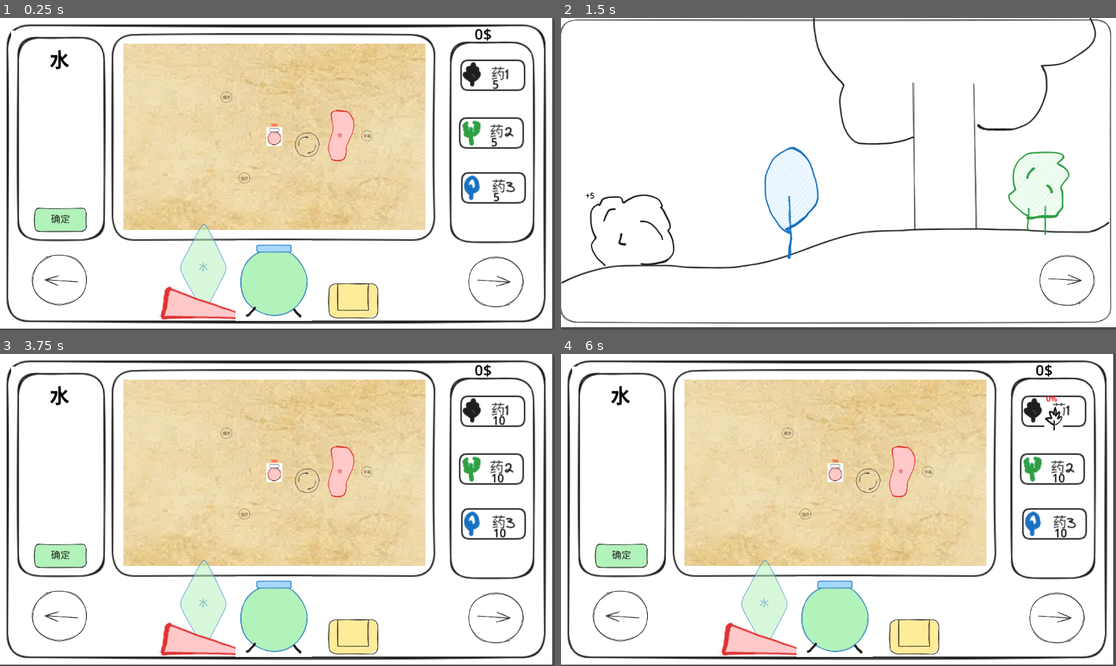
Above: before the commit, frames 1-4 (two rows, left to right).
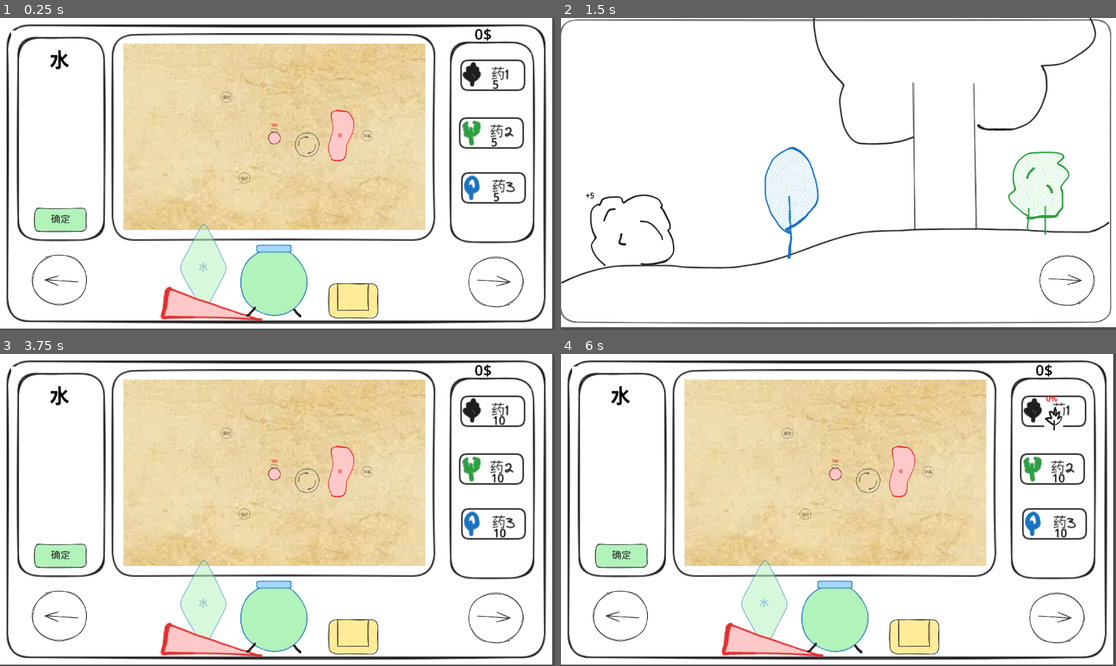
Above: after the commit, the same moments.

Repository: NoobEric0746/Potion-Bingyan
Game: Godot game, scene res://sprites/main.tscn
The game is run twice, just before and just after one commit, with the same random seed, the same clock (stepped at 60 frames per second) and the same inputs.
Inputs (mouse positions are in pixels of both pictures, inside the frame that each line leads up to):
- Up to frame 1 (0.25 s): no input
- Up to frame 2 (1.5 s): click (622, 280) at 0.5 s; click "+5" at 1.25 s
- Up to frame 3 (3.75 s): click "+5" at 2 s; click "+5" at 2.75 s; click (505, 616) at 3.5 s
- Up to frame 4 (6 s): click (1054, 619) at 4.25 s; click (622, 616) at 5 s; click "10" at 5.75 s

The runs differ from the first frame. In frame 1, 0.3% of the frame differs, in the area x 42-57%, y 34-98%; in frame 2, nothing differs; in frame 3, 0.3%; in frame 4, 0.3%.

Commit message:
粒子效果

Diff:
--- a/fire.gd
+++ b/fire.gd
@@ -7,7 +7,11 @@
 
 func _on_button_down() -> void:
 	GlobalGameManager.firing = true
+	var wind = get_node("WindParticle")
+	wind.emitting = true
 
 
 func _on_button_up() -> void:
 	GlobalGameManager.firing = false
+	var wind = get_node("WindParticle")
+	wind.emitting = false
--- a/scripts/GlobalGameManager.gd
+++ b/scripts/GlobalGameManager.gd
@@ -31,6 +31,7 @@
 signal stop_draw_tmp
 signal kill_items
 signal to_craft
+signal add_effect_signal
 
 func _ready():
 	ingredient_queue.clear()
@@ -72,7 +73,7 @@
 		potion_data[new_type]=new_level
 		potion_name += new_type
 		potion_name += str(new_level)
-
+		add_effect_signal.emit()
 
 func set_now_ingredient(ingredient):
 	now_ingredient = ingredient
--- a/scripts/pot.gd
+++ b/scripts/pot.gd
@@ -2,10 +2,15 @@
 
 func _ready():
 	mouse_filter = Control.MOUSE_FILTER_PASS
+	GlobalGameManager.add_effect_signal.connect(Callable(self,"_on_fire_clicked"))
+	var bubble = get_node("BubbleParticle")
+	bubble.emitting = false
 
 func _on_area_2d_body_entered(body: Node2D):
 	if body.is_in_group("yao_item"):
 		handle_yao_caught(body)
+		var add_stuff = get_node("AddStuffParticle")
+		add_stuff.emitting = true
 
 func handle_yao_caught(yao_node:Node2D):
 	#GlobalGameManager.set_now_ingredient(yao_node.get_ingredient_type())
@@ -20,3 +25,14 @@
 
 func _on_button_up() -> void:
 	GlobalGameManager.set_moving(false)
+
+func _process(delta: float) -> void:
+	var bubble = get_node("BubbleParticle")
+	if GlobalGameManager.ismoving():
+		bubble.emitting = true
+	else:
+		bubble.emitting = false
+
+func _on_fire_clicked():
+	var fire = get_node("FireParticle")
+	fire.emitting = true
--- a/scripts/potion_map.gd
+++ b/scripts/potion_map.gd
@@ -55,7 +55,7 @@
 		tmp_pos+=GlobalGameManager.get_direction_by_ingredient(GlobalGameManager.tmp_ingredient)
 		tmp_durability += 1
 		if tmp_durability%30==0:
-			#print(tmp_durability)
+			print(tmp_durability)
 			var dot_instance = dot.instantiate()
 			dot_instance.position = tmp_pos
 			dot_instance.add_to_group("tmp_dot")
--- a/sprites/Water.tscn
+++ b/sprites/Water.tscn
@@ -1,8 +1,27 @@
-[gd_scene load_steps=2 format=3 uid="uid://dlq5n70btwi0t"]
+[gd_scene load_steps=4 format=3 uid="uid://dlq5n70btwi0t"]
 
 [ext_resource type="Texture2D" uid="uid://bmdt4uni3ms72" path="res://art/water.png" id="1_5qmdp"]
+[ext_resource type="Texture2D" uid="uid://deuiitytopuq5" path="res://particle/water.png" id="2_84js0"]
+
+[sub_resource type="ParticleProcessMaterial" id="ParticleProcessMaterial_da6gl"]
+particle_flag_disable_z = true
+emission_shape = 1
+emission_sphere_radius = 3.13
+direction = Vector3(2, -1, 0)
+spread = 0.0
+initial_velocity_min = 300.0
+initial_velocity_max = 300.0
+gravity = Vector3(0, 800, 0)
 
 [node name="TextureButton" type="TextureButton"]
 offset_right = 40.0
 offset_bottom = 40.0
 texture_normal = ExtResource("1_5qmdp")
+
+[node name="WaterParticle" type="GPUParticles2D" parent="."]
+position = Vector2(71, 41)
+emitting = false
+amount = 30
+texture = ExtResource("2_84js0")
+lifetime = 0.5
+process_material = SubResource("ParticleProcessMaterial_da6gl")
--- a/sprites/fire.tscn
+++ b/sprites/fire.tscn
@@ -1,7 +1,16 @@
-[gd_scene load_steps=3 format=3 uid="uid://bva6m6skulph7"]
+[gd_scene load_steps=5 format=3 uid="uid://bva6m6skulph7"]
 
 [ext_resource type="Texture2D" uid="uid://bfd7e64gqjmkj" path="res://art/fire.png" id="1_s0lgs"]
 [ext_resource type="Script" uid="uid://cf2y5vat4shwf" path="res://fire.gd" id="2_1jeoy"]
+[ext_resource type="Texture2D" uid="uid://bem17067scjqa" path="res://particle/assets/effect_2.png" id="3_1jeoy"]
+
+[sub_resource type="ParticleProcessMaterial" id="ParticleProcessMaterial_kws17"]
+particle_flag_disable_z = true
+spread = 10.0
+initial_velocity_min = 100.0
+initial_velocity_max = 200.0
+gravity = Vector3(0, -40, 0)
+color = Color(2.5027991e-06, 0.6364321, 0.92783093, 1)
 
 [node name="Fire" type="TextureButton"]
 offset_right = 40.0
@@ -14,6 +23,14 @@
 [node name="CollisionPolygon2D" type="CollisionPolygon2D" parent="StaticBody2D"]
 polygon = PackedVector2Array(8, 55, 149, 59, 18, 9)
 
+[node name="WindParticle" type="GPUParticles2D" parent="."]
+position = Vector2(134, 54)
+emitting = false
+amount = 20
+texture = ExtResource("3_1jeoy")
+lifetime = 0.5
+process_material = SubResource("ParticleProcessMaterial_kws17")
+
 [connection signal="button_down" from="." to="." method="_on_button_down"]
 [connection signal="button_up" from="." to="." method="_on_button_up"]
 [connection signal="pressed" from="." to="." method="_on_pressed"]
--- a/sprites/pot.tscn
+++ b/sprites/pot.tscn
@@ -1,13 +1,68 @@
-[gd_scene load_steps=5 format=3 uid="uid://ddqcswb0jiril"]
+[gd_scene load_steps=17 format=3 uid="uid://ddqcswb0jiril"]
 
 [ext_resource type="Script" uid="uid://besxlem4y7h1o" path="res://scripts/pot.gd" id="1_qj7gk"]
 [ext_resource type="Texture2D" uid="uid://c034tn7yht5ju" path="res://art/pot.png" id="1_s347r"]
+[ext_resource type="Texture2D" uid="uid://f2i7nankku3a" path="res://particle/assets/effect_5.png" id="3_3hkoy"]
+[ext_resource type="Texture2D" uid="uid://vlohs1jhq0kr" path="res://particle/assets/big_smoke_4.png" id="4_0xxma"]
+[ext_resource type="Texture2D" uid="uid://bspebc6wx3ev6" path="res://particle/assets/flame.png" id="5_mei5g"]
 
 [sub_resource type="CircleShape2D" id="CircleShape2D_qj7gk"]
 radius = 71.063354
 
 [sub_resource type="RectangleShape2D" id="RectangleShape2D_3hkoy"]
 size = Vector2(70, 15)
+
+[sub_resource type="Curve" id="Curve_0xxma"]
+_data = [Vector2(0, 1), 0.0, 0.0, 0, 0, Vector2(0.43684214, 1), 0.0, 0.0, 0, 0, Vector2(1, 0.48638135), 0.0, 0.0, 0, 0]
+point_count = 3
+
+[sub_resource type="CurveTexture" id="CurveTexture_mei5g"]
+curve = SubResource("Curve_0xxma")
+
+[sub_resource type="ParticleProcessMaterial" id="ParticleProcessMaterial_mjxy2"]
+particle_flag_disable_z = true
+emission_shape_scale = Vector3(30.635, 1, 1)
+emission_shape = 3
+emission_box_extents = Vector3(1, 1, 1)
+gravity = Vector3(0, -98, 0)
+scale_min = 0.5
+scale_max = 1.5
+scale_curve = SubResource("CurveTexture_mei5g")
+color = Color(0.9180649, 6.430268e-05, 0.6979999, 1)
+
+[sub_resource type="Curve" id="Curve_mei5g"]
+_data = [Vector2(0, 1), 0.0, 0.0, 0, 0, Vector2(1, 0), 0.0, 0.0, 0, 0]
+point_count = 2
+
+[sub_resource type="CurveTexture" id="CurveTexture_mjxy2"]
+curve = SubResource("Curve_mei5g")
+
+[sub_resource type="ParticleProcessMaterial" id="ParticleProcessMaterial_5t0eh"]
+particle_flag_disable_z = true
+emission_shape_scale = Vector3(26.05, 1, 1)
+emission_shape = 3
+emission_box_extents = Vector3(1, 1, 1)
+initial_velocity_min = -50.0
+initial_velocity_max = 50.0
+gravity = Vector3(0, -100, 0)
+scale_curve = SubResource("CurveTexture_mjxy2")
+
+[sub_resource type="Curve" id="Curve_mjxy2"]
+_data = [Vector2(0, 1), 0.0, 0.0, 0, 0, Vector2(1, 0), 0.0, 0.0, 0, 0]
+point_count = 2
+
+[sub_resource type="CurveTexture" id="CurveTexture_5t0eh"]
+curve = SubResource("Curve_mjxy2")
+
+[sub_resource type="ParticleProcessMaterial" id="ParticleProcessMaterial_lpmgf"]
+particle_flag_disable_z = true
+emission_shape_scale = Vector3(20.08, 1, 1)
+emission_shape = 3
+emission_box_extents = Vector3(1, 1, 1)
+initial_velocity_min = -100.0
+initial_velocity_max = 100.0
+gravity = Vector3(0, -200, 0)
+scale_curve = SubResource("CurveTexture_5t0eh")
 
 [node name="Pot" type="TextureButton"]
 texture_normal = ExtResource("1_s347r")
@@ -26,6 +81,31 @@
 position = Vector2(0, -66.5)
 shape = SubResource("RectangleShape2D_3hkoy")
 
+[node name="BubbleParticle" type="GPUParticles2D" parent="."]
+position = Vector2(80, 6)
+emitting = false
+amount = 20
+texture = ExtResource("3_3hkoy")
+process_material = SubResource("ParticleProcessMaterial_mjxy2")
+
+[node name="AddStuffParticle" type="GPUParticles2D" parent="."]
+position = Vector2(79, 8)
+emitting = false
+amount = 20
+texture = ExtResource("4_0xxma")
+one_shot = true
+explosiveness = 1.0
+process_material = SubResource("ParticleProcessMaterial_5t0eh")
+
+[node name="FireParticle" type="GPUParticles2D" parent="."]
+position = Vector2(78, 161)
+emitting = false
+amount = 20
+texture = ExtResource("5_mei5g")
+one_shot = true
+explosiveness = 1.0
+process_material = SubResource("ParticleProcessMaterial_lpmgf")
+
 [connection signal="button_down" from="." to="." method="_on_button_down"]
 [connection signal="button_up" from="." to="." method="_on_button_up"]
 [connection signal="body_entered" from="Area2D" to="." method="_on_area_2d_body_entered"]
--- a/sprites/potion.tscn
+++ b/sprites/potion.tscn
@@ -14,18 +14,18 @@
 texture = ExtResource("1_bcips")
 
 [node name="WaterBar" type="TextureProgressBar" parent="."]
-offset_left = -34.0
-offset_top = -27.0
-offset_right = 40.0
-offset_bottom = 47.0
-scale = Vector2(0.92570657, 0.9121359)
+offset_left = -32.0
+offset_top = -26.0
+offset_right = 42.0
+offset_bottom = 48.0
+scale = Vector2(0.871, 0.858)
 min_value = -10.0
 value = 100.0
 fill_mode = 3
 texture_progress = ExtResource("2_sdorb")
 
 [node name="CollisionShape2D" type="CollisionShape2D" parent="."]
-position = Vector2(0, 7)
+position = Vector2(0, 6)
 shape = SubResource("CircleShape2D_174ht")
 
 [node name="Label" type="Label" parent="."]
--- a/sprites/water.gd
+++ b/sprites/water.gd
@@ -3,9 +3,11 @@
 
 func _on_button_down() -> void:
 	GlobalGameManager.set_watering(true)
+	get_node("WaterParticle").emitting = true
 
 func _on_button_up() -> void:
 	GlobalGameManager.set_watering(false)
+	get_node("WaterParticle").emitting = false
 
 
 func _on_mouse_entered() -> void:
Binary file changed: art/pot.png
Binary file changed: art/potion.png
Binary file added: particle/assets/big_smoke_10.png
Not shown, added: particle/assets/big_smoke_10.png.import
Binary file added: particle/assets/big_smoke_11.png
Not shown, added: particle/assets/big_smoke_11.png.import
Binary file added: particle/assets/big_smoke_4.png
Not shown, added: particle/assets/big_smoke_4.png.import
Binary file added: particle/assets/big_smoke_5.png
Not shown, added: particle/assets/big_smoke_5.png.import
Binary file added: particle/assets/big_smoke_6.png
Not shown, added: particle/assets/big_smoke_6.png.import
(and 27 more such lines)
